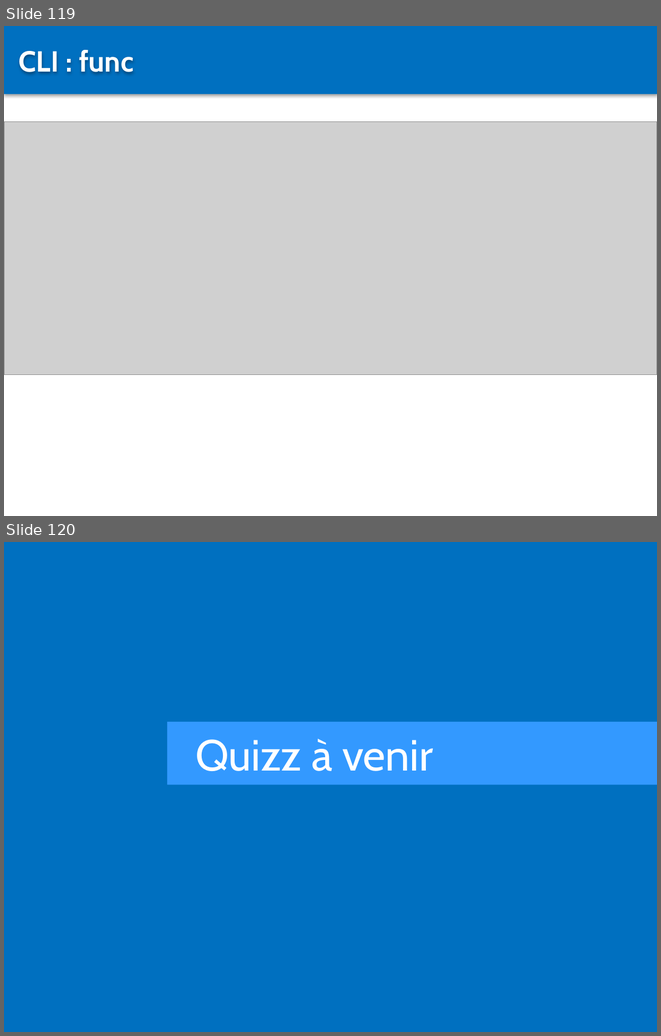
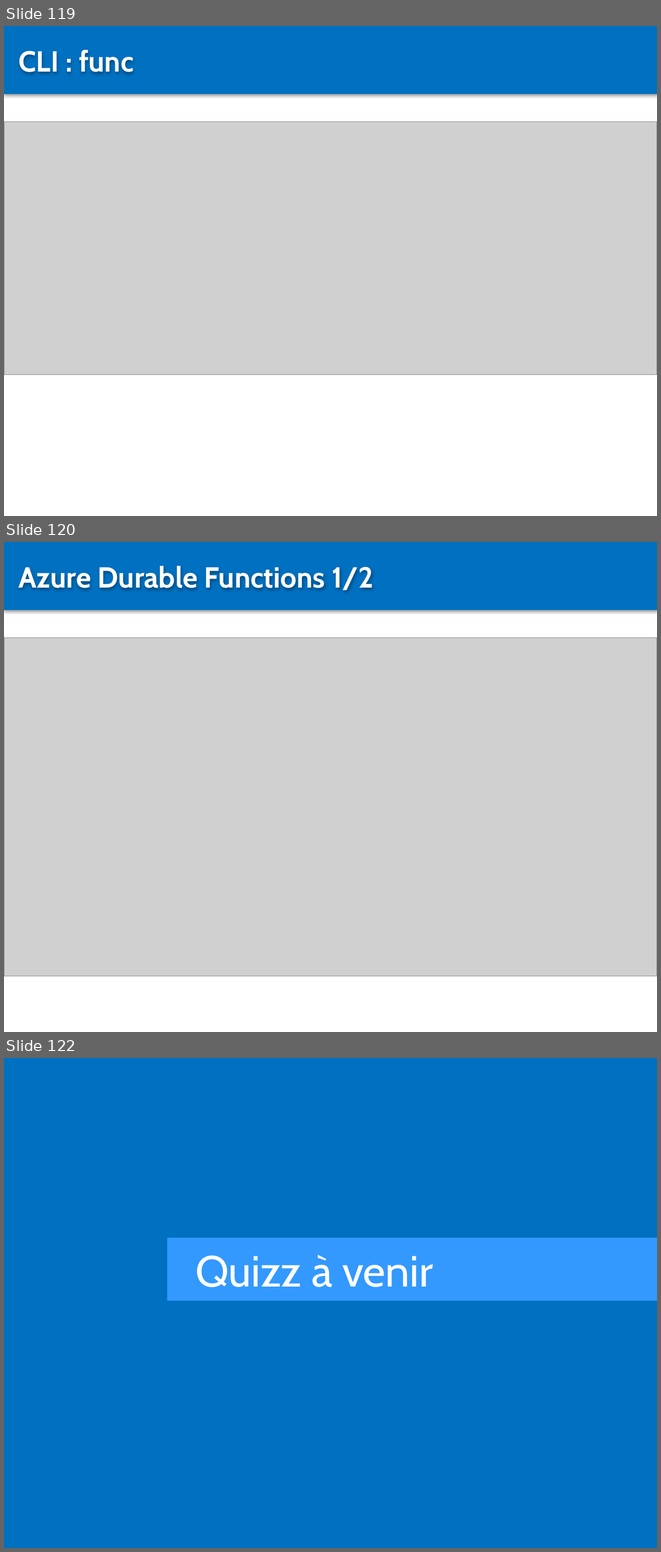
Before and after one commit to Sybaris-Classroom/az-204, a slide deck: Quiz/Quiz.pptx. Shown one above the other, each under a label of ours: slides 119 and 120 before the commit, slides 119, 120 and 122 after it; the slides between them are not shown. The pictures are 661x1036 and 661x1552 pixels, drawn with LibreOffice and Linux fonts; fonts in the diff are those of the drawing; grey boxes stand for pictures. Boxes give left, top, right and bottom in pixels: in the first picture for what was removed or moved away, otherwise in the second. Text is boxed around its words. In the diff, an @@ line names an element or a change of style, - is before the commit and + after.

```diff
--- a/Quiz/Quiz.pptx
+++ b/Quiz/Quiz.pptx
@@ slide 120 added at (4, 542, 657, 1032), background #FFFFFF @@
@@ rectangle added at (4, 542, 657, 610), fill #0070C0 @@
@@ text added at (19, 566, 373, 591), 32 pt, text #FFFFFF, bold @@
+Azure Durable Functions 1/2
@@ picture added at (4, 638, 657, 976) @@
@@ what was slide 120 is now slide 122 @@
```
Also in this commit, not shown: 1 slide changed, 1 other slide added, 12 other files.
